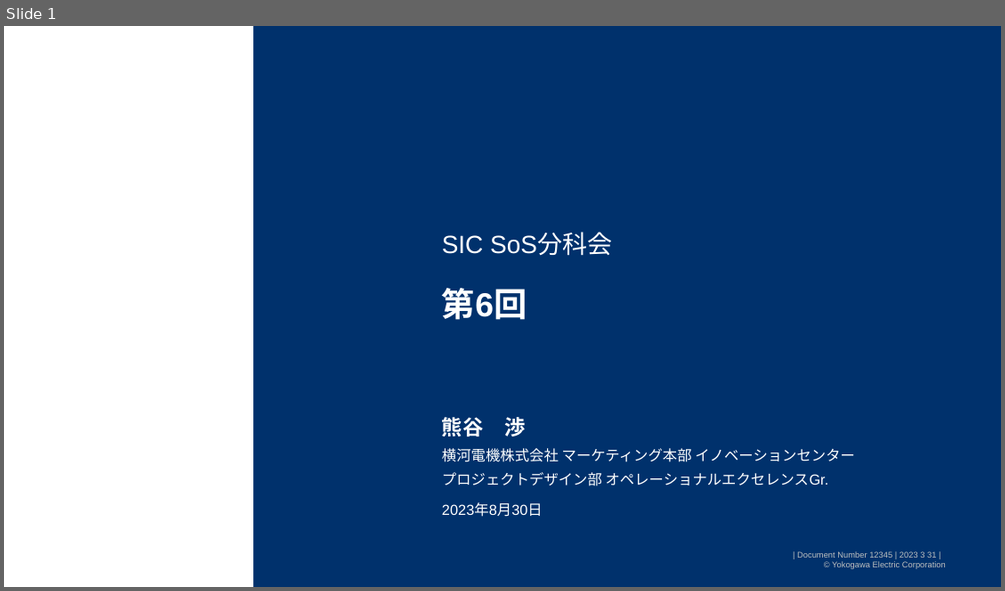
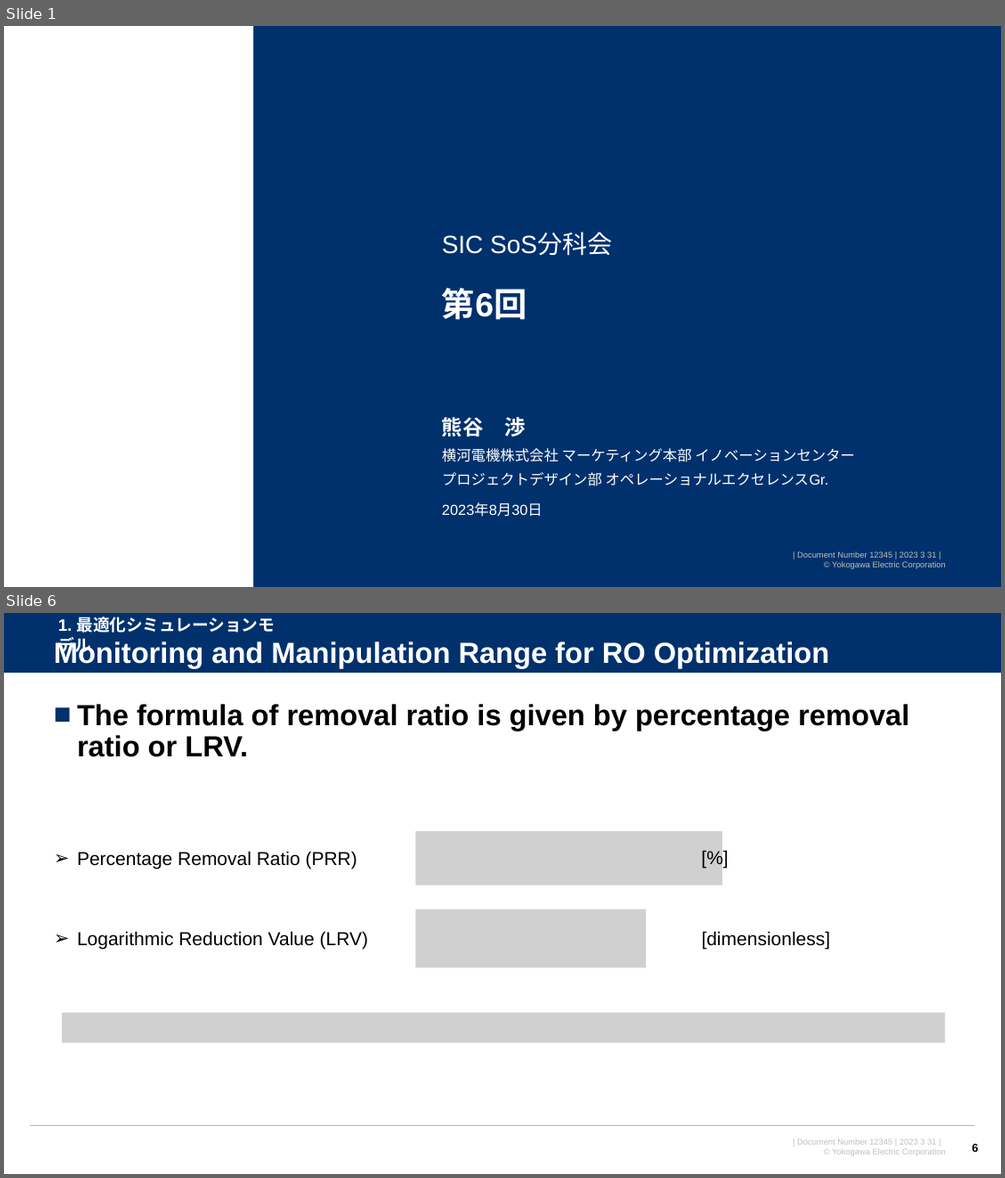
Before and after one commit to watarukumagai-git/opt, a slide deck: SoS/230830_SoS分科会6回_kuma_rev.0.pptx. Shown one above the other, each under a label of ours: slide 1 before the commit, slides 1 and 6 after it; the slides between them are not shown. The pictures are 1005x591 and 1005x1178 pixels, drawn with LibreOffice and Linux fonts; fonts in the diff are those of the drawing; grey boxes stand for pictures; background and template pictures are left out. Boxes give left, top, right and bottom in pixels: in the first picture for what was removed or moved away, otherwise in the second. Text is boxed around its words. In the diff, an @@ line names an element or a change of style, - is before the commit and + after.

```diff
--- a/SoS/230830_SoS分科会6回_kuma_rev.0.pptx
+++ b/SoS/230830_SoS分科会6回_kuma_rev.0.pptx
@@ slide 6 added at bbox=[4, 613, 1001, 1174], background #FFFFFF; not listed: 1 template element that a slide beside it also shows @@
@@ rectangle added at bbox=[4, 613, 1001, 674], fill #00316C @@
@@ text added at bbox=[58, 617, 274, 657], 16 pt, text #FFFFFF, bold @@
+1. 最適化シミュレーションモデル
@@ title added at bbox=[54, 640, 829, 668], 28 pt, text #FFFFFF, bold @@
+Monitoring and Manipulation Range for RO Optimization
@@ line added from (4, 674) to (1001, 674), #FFFFFF 0.75 pt @@
@@ text added at bbox=[77, 704, 909, 757], 28 pt, text #000000, bold @@
+■ The formula of removal ratio is given by percentage removal ratio or LRV.
@@ text added at bbox=[77, 851, 357, 869], 18 pt, text #000000 @@
+➢ Percentage Removal Ratio (PRR)
@@ picture added at bbox=[416, 831, 722, 885] @@
@@ text added at bbox=[695, 842, 760, 872], 18 pt, text #000000 @@
+[%]
@@ text added at bbox=[77, 931, 368, 949], 18 pt, text #000000 @@
+➢ Logarithmic Reduction Value (LRV)
@@ picture added at bbox=[416, 909, 647, 967] @@
@@ text added at bbox=[702, 931, 831, 949], 18 pt, text #000000 @@
+[dimensionless]
@@ picture added at bbox=[63, 1013, 946, 1042] @@
@@ line added from (30, 1126) to (975, 1126), #B2B2B2 1 pt @@
@@ page number added at bbox=[971, 1143, 978, 1151], 11 pt, text #000000, bold @@
+6
```
Also in this commit, not shown: 4 slides changed, 17 other slides added, 2 slides removed.
